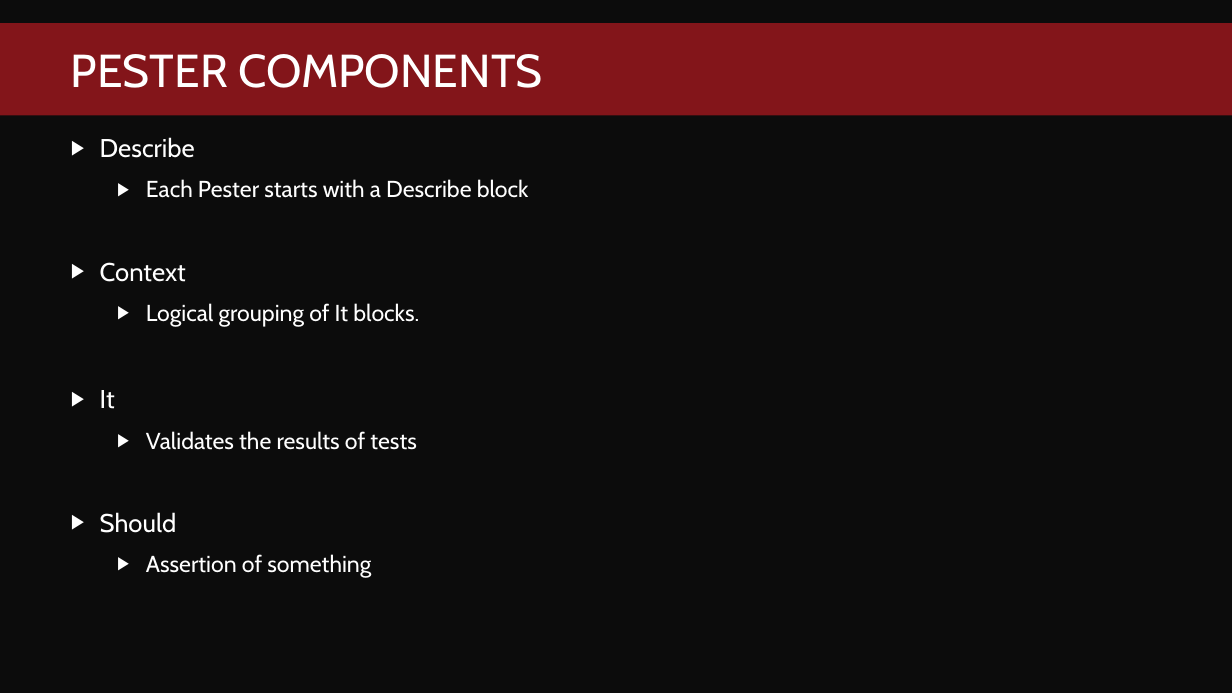
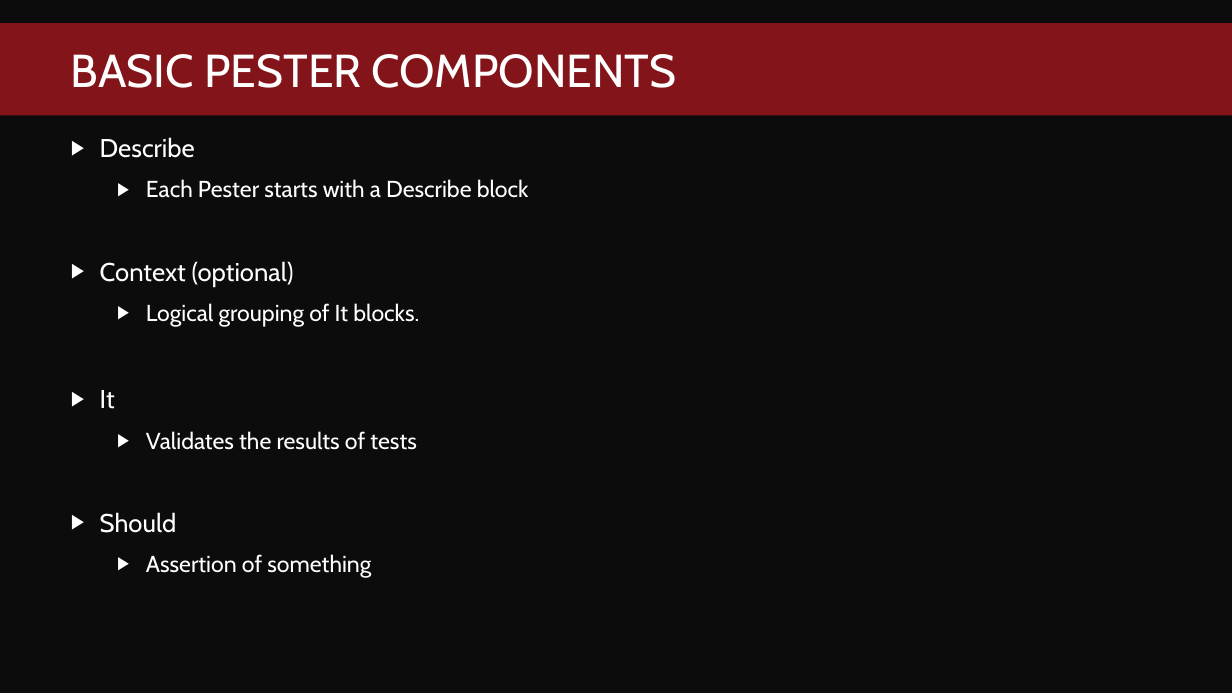
Before and after one commit to fredbainbridge/mmsPester, a slide deck: slide 13 of Pester Practically Perfect PowerShell.pptx. Drawn at 1232x693 pixels with LibreOffice and Linux fonts; fonts in the diff are those of the drawing; background and template pictures are left out. Boxes give left, top, right and bottom in pixels: in the first picture for what was removed or moved away, otherwise in the second. Text is boxed around its words. In the diff, an @@ line names an element or a change of style, - is before the commit and + after.

```diff
--- a/Pester Practically Perfect PowerShell.pptx
+++ b/Pester Practically Perfect PowerShell.pptx
@@ title at (x1=71, y1=54, x2=677, y2=88): text changed @@
-PESTER COMPONENTS
+BASIC PESTER COMPONENTS
@@ text at (x1=100, y1=261, x2=294, y2=286): text changed @@
-▶ Context
+▶ Context (optional)
```
Also in this commit, not shown: 8 other slides changed, 7 other files.
